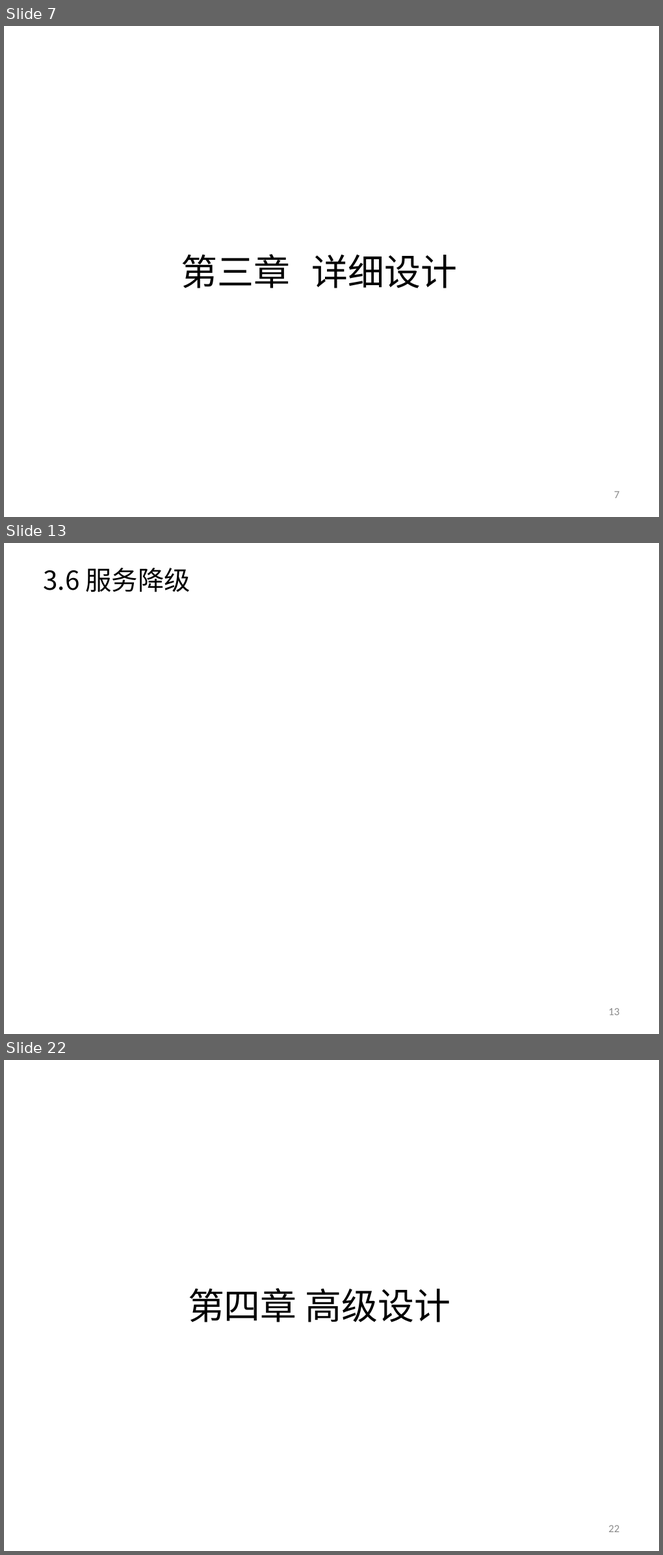
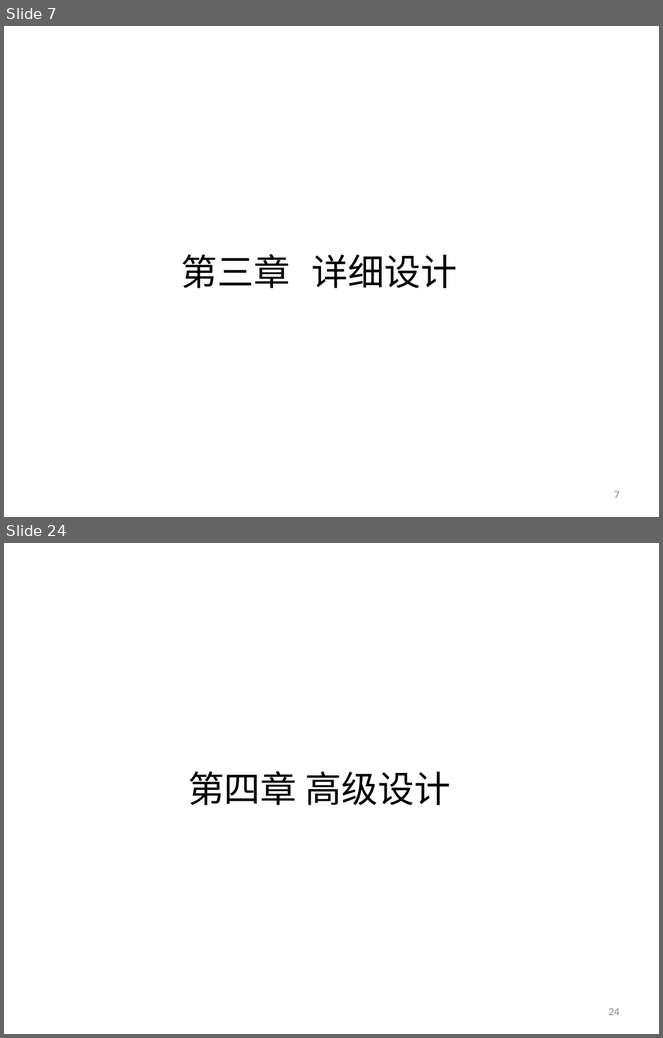
Before and after one commit to yessur3808/neural, a slide deck: docs/Neural_设计方案_V1.3.pptx. Shown one above the other, each under a label of ours: slides 7, 13 and 22 before the commit, slides 7 and 24 after it; the slides between them are not shown. The pictures are 663x1555 and 663x1038 pixels, drawn with LibreOffice and Linux fonts; fonts in the diff are those of the drawing. Boxes give left, top, right and bottom in pixels: in the first picture for what was removed or moved away, otherwise in the second. Text is boxed around its words. In the diff, an @@ line names an element or a change of style, - is before the commit and + after.

```diff
--- a/docs/Neural_设计方案_V1.3.pptx
+++ b/docs/Neural_设计方案_V1.3.pptx
@@ slide 13 removed at <box>4,543,659,1034</box>, background #FFFFFF @@
@@ title removed at <box>43,568,190,592</box> @@
-3.6 服务降级
@@ page number removed at <box>608,1008,620,1016</box> @@
-13
@@ what was slide 22 is now slide 24 @@
@@ page number at <box>608,1008,620,1016</box>: text changed @@
-22
+24
```
Also in this commit, not shown: 17 slides changed, 2 slides added, 14 other slides removed.
